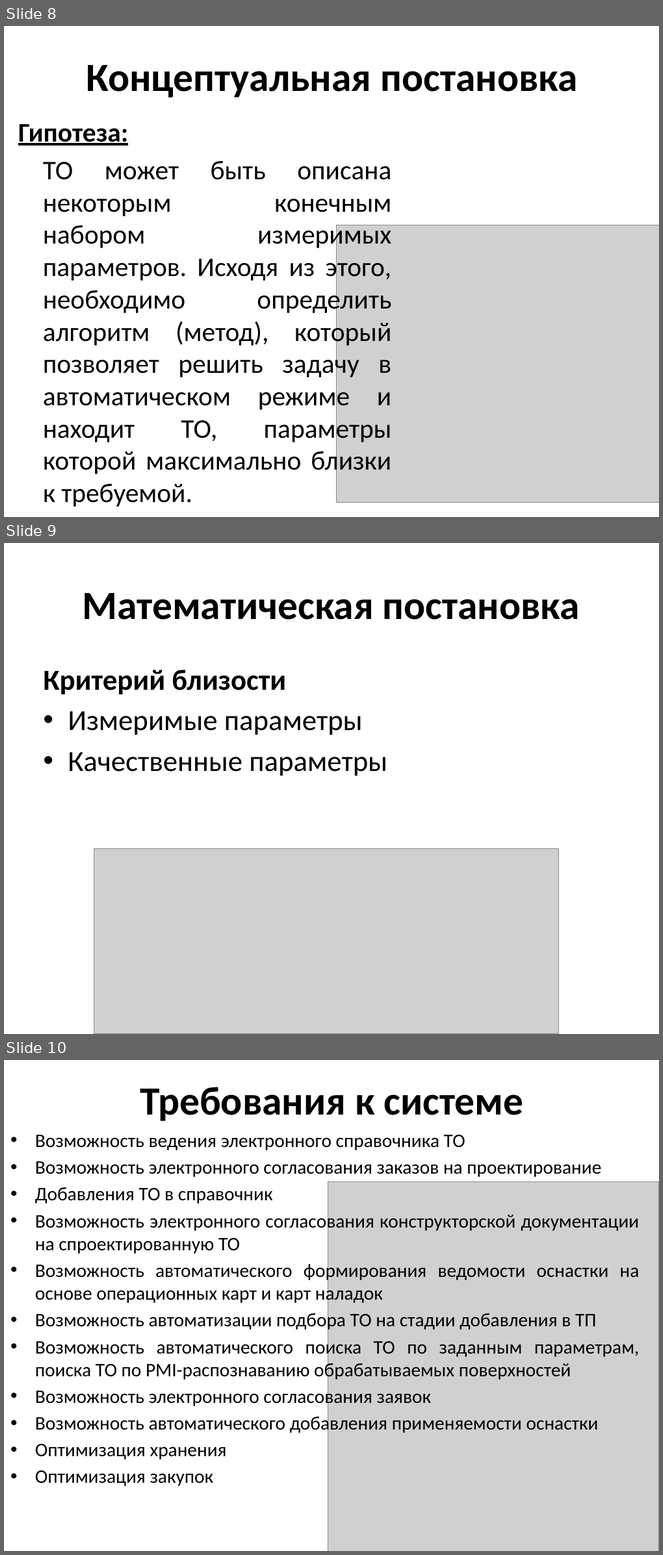
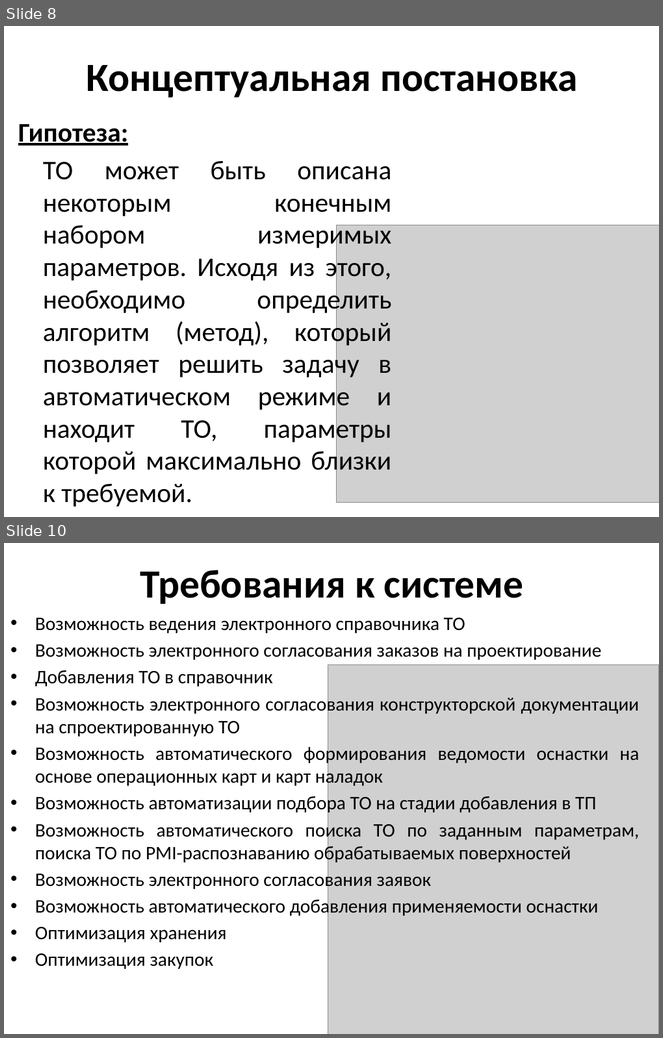
Before and after one commit to JulkaBotalova/NIR, a slide deck: НИР/Выступление 14.05.pptx. Shown one above the other, each under a label of ours: slides 8, 9 and 10 before the commit, slides 8 and 10 after it; the slides between them are not shown. The pictures are 663x1555 and 663x1038 pixels, drawn with LibreOffice and Linux fonts; fonts in the diff are those of the drawing; grey boxes stand for pictures. Boxes give left, top, right and bottom in pixels: in the first picture for what was removed or moved away, otherwise in the second. Text is boxed around its words. In the diff, an @@ line names an element or a change of style, - is before the commit and + after.

```diff
--- a/НИР/Выступление 14.05.pptx
+++ b/НИР/Выступление 14.05.pptx
@@ slide 9 removed at box(4, 543, 659, 1034), background #FFFFFF @@
@@ title removed at box(83, 593, 580, 620) @@
-Математическая постановка
@@ text removed at box(43, 670, 388, 776) @@
-Критерий близости
-• Измеримые параметры
-• Качественные параметры
@@ picture removed at box(94, 849, 559, 1034) @@
```
Also in this commit, not shown: 2 slides changed, 4 slides added, 1 other file.
